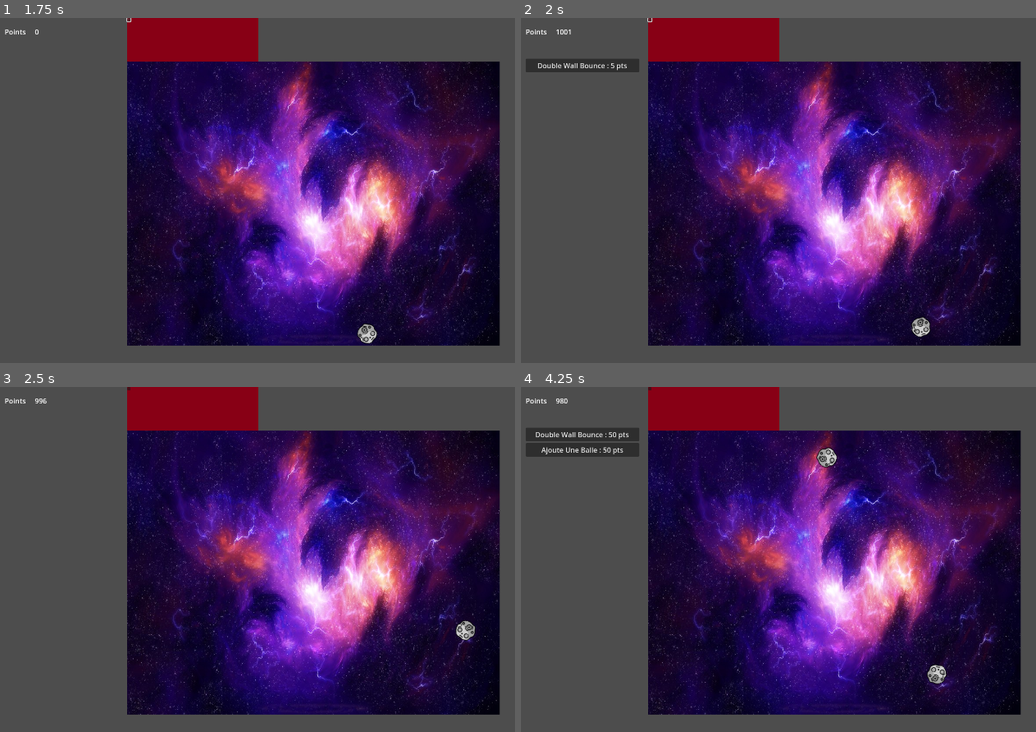
Above: before the commit, frames 1-4 (two rows, left to right).
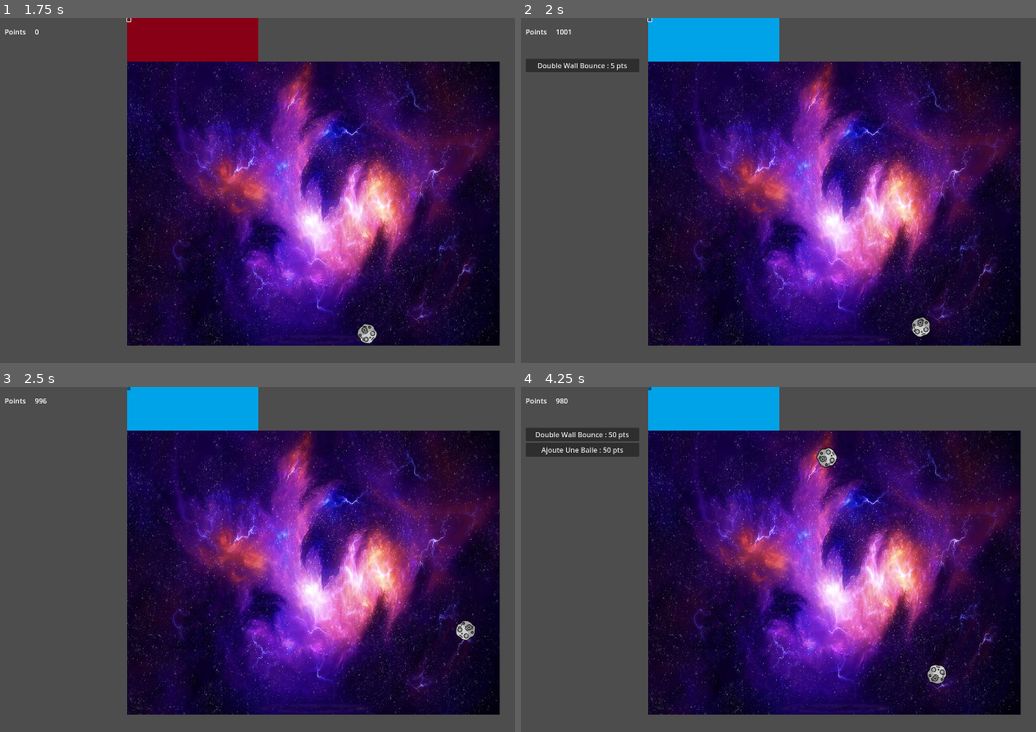
Above: after the commit, the same moments.

Repository: Niksune/Baby-Evolve-Minigame
Game: Godot game, scene res://Scenes/Game/Game.tscn
Two runs of this game, one before a commit and one after it. Both use one fixed random seed, a clock stepped at 60 frames per second and the inputs below.
Inputs (mouse positions are in pixels of both pictures, inside the frame that each line leads up to):
- Up to frame 1 (1.75 s): click (190, 38) at 0.5 s; click (128, 21) at 1.25 s
- Up to frame 2 (2 s): no input
- Up to frame 3 (2.5 s): click "Double Wall Bounce : 5 pts" at 2 s
- Up to frame 4 (4.25 s): click (711, 407) at 2.75 s; click "Ajoute Une Balle : 20 pts" at 3.5 s

Frame 1 is identical in both runs. In frame 2, 3.3% of the frame differs, in the area x 24-51%, y 0-13%; in frame 3, 3.3%; in frame 4, 3.3%.

Commit message:
the bumper can charge and discarge

Diff:
--- a/Scenes/Bumper/Bumper.gd
+++ b/Scenes/Bumper/Bumper.gd
@@ -5,13 +5,36 @@
 
 @export var zone_id: String
 var current_color: Color
+var charged: bool = false
+
+signal discharge()
+
+var textures := {
+	"rouge": preload("res://Assets/Fonds/fond_rouge.png"),
+	"turquoise": preload("res://Assets/Fonds/fond_turquoise.png")
+}
+
+func set_bumper_texture(couleur: String) -> void:
+	if couleur in textures:
+		BumperTextureButton.texture_normal = textures[couleur]
 
 
 func _ready():
 	BumperTextureButton.pressed.connect(_on_texture_button_pressed)
 	print("ready appelé, id :"+zone_id)
 	if zone_id == "top_left":
-		BumperTextureButton.texture_normal = load("res://Assets/Fonds/fond_rouge.png")
+		set_bumper_texture("rouge")
+
 
 func _on_texture_button_pressed():
 	print("zone cliquée :"+zone_id)
+	if charged:
+		charged = false
+		set_bumper_texture("rouge")
+		discharge.emit()
+
+
+
+func _on_ball_game_wall_bounce() -> void:
+	charged = true
+	set_bumper_texture("turquoise")
--- a/Scenes/Game/Game.gd
+++ b/Scenes/Game/Game.gd
@@ -65,3 +65,6 @@
 func _on_ball_game_bonk():
 	add_points(EvolveManager.points_from_bonk())
 	BonkSound.play()
+
+func _on_top_bumper_discharge() -> void:
+	print("DISCARGE")
--- a/Scenes/Game/Game.tscn
+++ b/Scenes/Game/Game.tscn
@@ -33,9 +33,11 @@
 [node name="BallGame" parent="." instance=ExtResource("3_ixc25")]
 position = Vector2(300, 100)
 
+[connection signal="discharge" from="TopBumper" to="." method="_on_top_bumper_discharge"]
 [connection signal="add_ball" from="EvolveManager" to="BallGame" method="_on_evolve_manager_add_ball"]
 [connection signal="add_new_evolve" from="EvolveManager" to="UI" method="_on_evolve_manager_add_new_evolve"]
 [connection signal="launch_dialog" from="DialogManager" to="UI" method="_on_dialog_manager_launch_dialog"]
 [connection signal="buy_button_pressed" from="UI" to="." method="_on_ui_buy_button_pressed"]
 [connection signal="bonk" from="BallGame" to="." method="_on_ball_game_bonk"]
 [connection signal="wall_bounce" from="BallGame" to="." method="_on_ball_game_wall_bounce"]
+[connection signal="wall_bounce" from="BallGame" to="TopBumper" method="_on_ball_game_wall_bounce"]
Binary file added: Assets/Fonds/fond_turquoise.png
Not shown, added: Assets/Fonds/fond_turquoise.png.import
